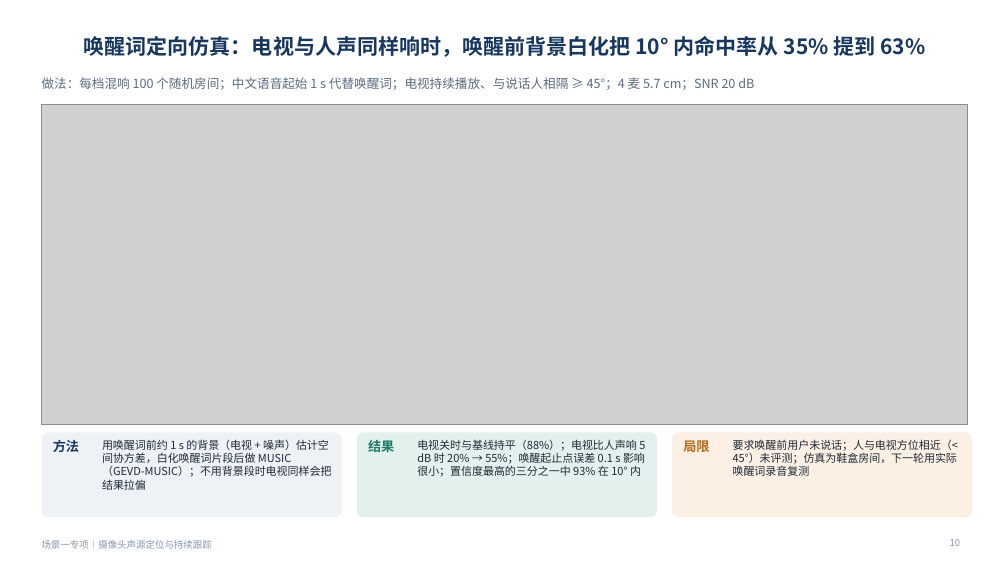
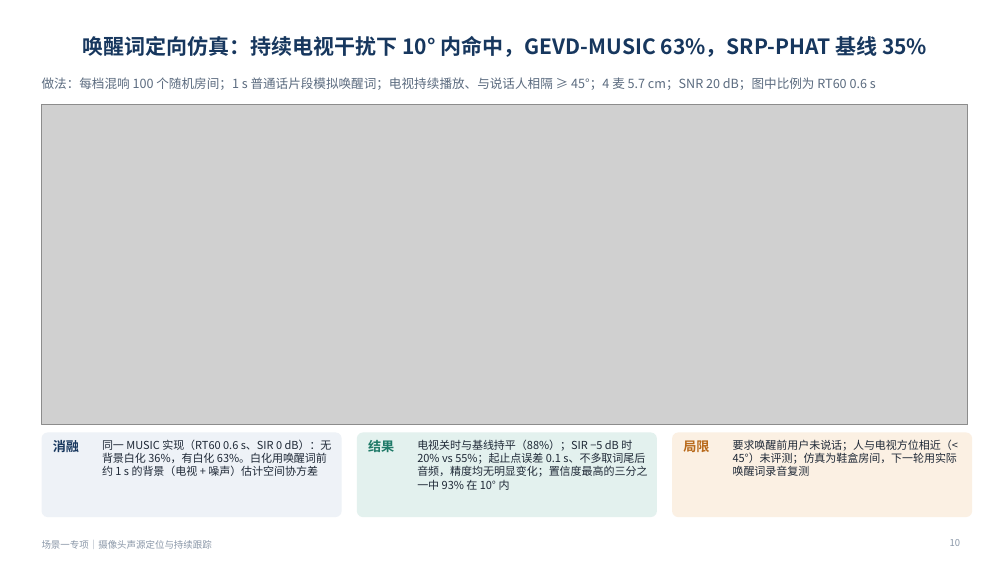
Before and after one commit to ZeroFoxxi/ssl-scene1, a slide deck: slide 10 of 场景一专项_摄像头声源定位与跟踪_方案选型与数据集.pptx. Drawn at 1008x567 pixels with LibreOffice and Linux fonts; fonts in the diff are those of the drawing; grey boxes stand for pictures. Boxes give left, top, right and bottom in pixels: in the first picture for what was removed or moved away, otherwise in the second. Text is boxed around its words. In the diff, an @@ line names an element or a change of style, - is before the commit and + after.

```diff
--- a/场景一专项_摄像头声源定位与跟踪_方案选型与数据集.pptx
+++ b/场景一专项_摄像头声源定位与跟踪_方案选型与数据集.pptx
@@ title at (x1=82, y1=33, x2=927, y2=59): text changed @@
-唤醒词定向仿真：电视与人声同样响时，唤醒前背景白化把 10° 内命中率从 35% 提到 63%
+唤醒词定向仿真：持续电视干扰下 10° 内命中，GEVD-MUSIC 63%，SRP-PHAT 基线 35%
@@ text at (x1=42, y1=77, x2=876, y2=90): text changed @@
-做法：每档混响 100 个随机房间；中文语音起始 1 s 代替唤醒词；电视持续播放、与说话人相隔 ≥ 45°；4 麦 5.7 cm；SNR 20 dB
+做法：每档混响 100 个随机房间；1 s 普通话片段模拟唤醒词；电视持续播放、与说话人相隔 ≥ 45°；4 麦 5.7 cm；SNR 20 dB；图中比例为 RT60 0.6 s
@@ text at (x1=53, y1=437, x2=79, y2=455): text changed @@
-方法
+消融
@@ text at (x1=102, y1=439, x2=332, y2=476): text changed @@
-用唤醒词前约 1 s 的背景（电视 + 噪声）估计空间协方差，白化唤醒词片段后做 MUSIC（GEVD-MUSIC）；不用背景段时电视同样会把结果拉偏
+同一 MUSIC 实现（RT60 0.6 s、SIR 0 dB）：无背景白化 36%，有白化 63%。白化用唤醒词前约 1 s 的背景（电视 + 噪声）估计空间协方差
@@ text at (x1=417, y1=440, x2=647, y2=490): text changed @@
-电视关时与基线持平（88%）；电视比人声响 5 dB 时 20% → 55%；唤醒起止点误差 0.1 s 影响很小；置信度最高的三分之一中 93% 在 10° 内
+电视关时与基线持平（88%）；SIR −5 dB 时 20% vs 55%；起止点误差 0.1 s、不多取词尾后音频，精度均无明显变化；置信度最高的三分之一中 93% 在 10° 内
```
Also in this commit, not shown: 7 other slides changed, 5 other files.
